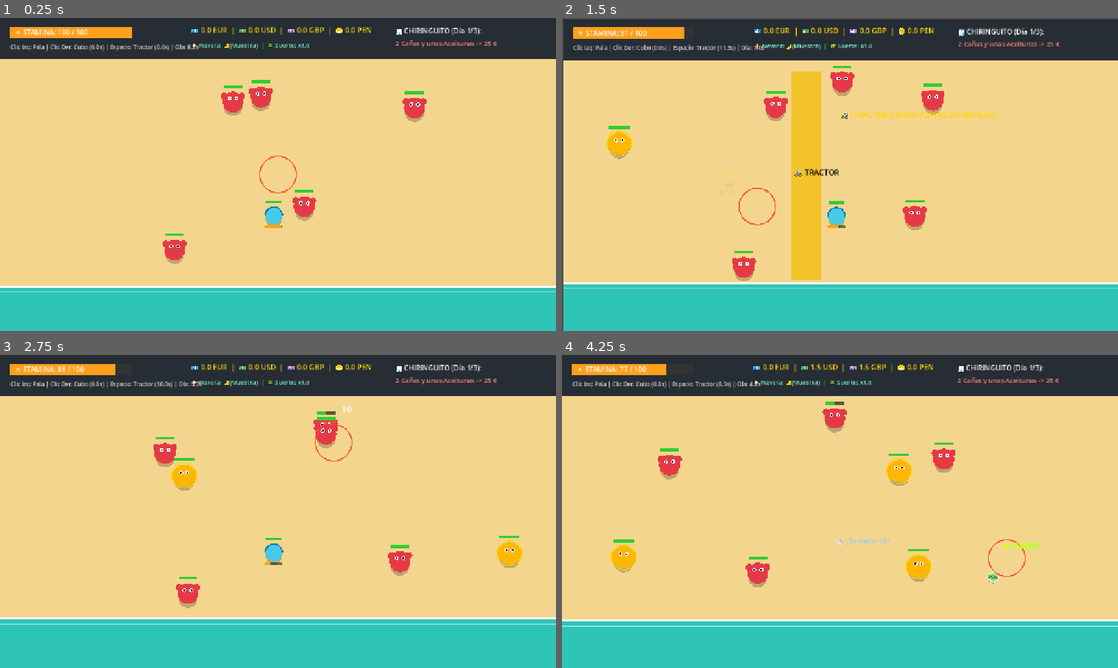
Above: before the commit, frames 1-4 (two rows, left to right).
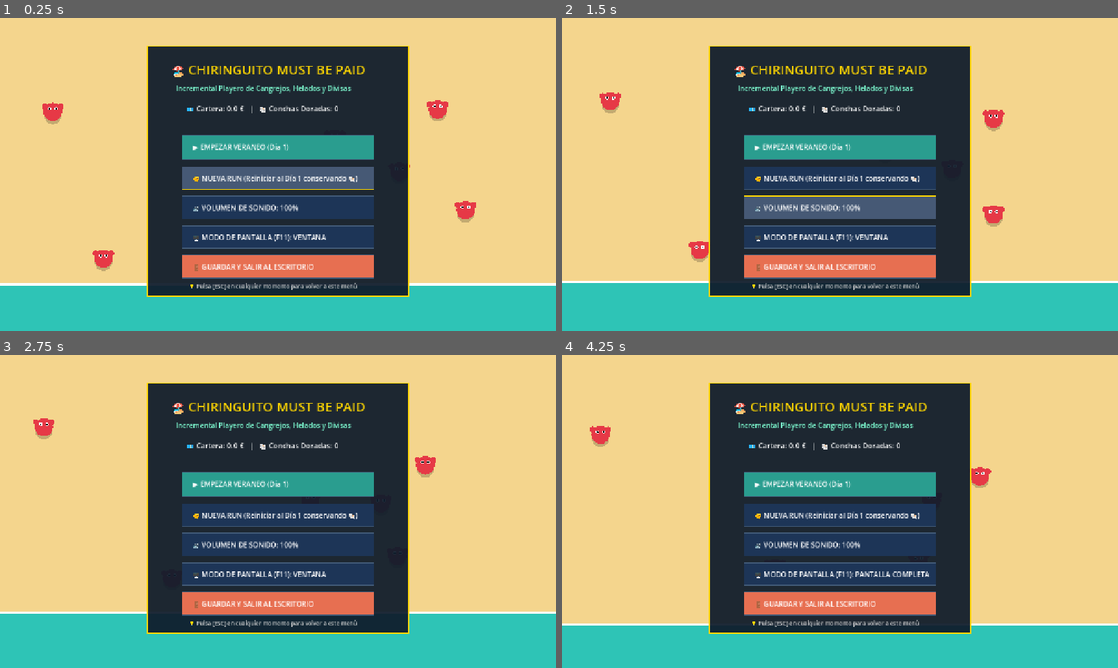
Above: after the commit, the same moments.

Repository: Suko-Dev20/chiringuito-must-be-paid
Game: Godot game, scene res://scenes/main/main_menu.tscn
The game is run twice, just before and just after one commit, with the same random seed, the same clock (stepped at 60 frames per second) and the same inputs. Before the commit the project starts from res://scenes/main/beach_round.tscn.
Inputs (mouse positions are in pixels of both pictures, inside the frame that each line leads up to):
- Up to frame 1 (0.25 s): no input
- Up to frame 2 (1.5 s): tap Enter at 0.5 s; move the mouse to (962, 158) at 0.52 s; click (962, 158) at 0.67 s; tap Space at 0.77 s; drag from (728, 190) to (812, 237) at 1.27 s
- Up to frame 3 (2.75 s): move the mouse to (333, 442) at 2.02 s; click (333, 442) at 2.17 s
- Up to frame 4 (4.25 s): drag from (812, 574) to (673, 464) at 2.77 s; move the mouse to (1006, 558) at 3.52 s; click (1006, 558) at 3.67 s; tap Space at 3.77 s; tap Escape at 4.15 s

The runs differ from the first frame. In frame 1, 49% of the frame differs, in the area x 0-100%, y 0-90%; in frame 2, 49%; in frame 3, 49%; in frame 4, 50%.

Commit message:
feat(issue-20): add Main Menu, Volume/Fullscreen options and Endless VIP Chiringuito mode

Diff:
--- a/project.godot
+++ b/project.godot
@@ -15,7 +15,7 @@
 [application]
 
 config/name="Chiringuito Must Be Paid"
-run/main_scene="res://scenes/main/beach_round.tscn"
+run/main_scene="res://scenes/main/main_menu.tscn"
 config/features=PackedStringArray("4.7")
 config/icon="res://icon.svg"
 
--- /dev/null
+++ b/scenes/main/main_menu.tscn
@@ -0,0 +1,6 @@
+[gd_scene load_steps=2 format=3 uid="uid://c6mainmenu01"]
+
+[ext_resource type="Script" path="res://scripts/main_menu.gd" id="1_menu"]
+
+[node name="MainMenu" type="Node2D"]
+script = ExtResource("1_menu")
--- a/scripts/autoload/game_state.gd
+++ b/scripts/autoload/game_state.gd
@@ -1,12 +1,16 @@
 extends Node
 ## Estado global del juego (Autoload: GameState)
-## Incluye Store Global, Guardado/Carga, Audio Procedural y Mercado de Divisas Dinámico (Issue #18).
+## Incluye Store Global, Guardado/Carga, Audio Procedural, Mercado Dinámico y Opciones de PC/Steam (Issue #20).
 
 signal currencies_updated
 signal stamina_changed(current: float, maximum: float)
 signal day_changed(current_day: int, bill_due_day: int)
 
 const SAVE_PATH: String = "user://savegame.json"
+
+# --- Opciones de Audio y Pantalla (Issue #20) ---
+var master_volume_pct: int = 100
+var is_fullscreen: bool = false
 
 # --- Pool de Audio Procedural con Variación de Pitch (Issue #8) ---
 var sfx_streams: Dictionary = {}
@@ -38,7 +42,6 @@
 	"PEN": 0.25
 }
 
-# Multiplicador de mercado del día actual para cada divisa extranjera (0.80 a 1.45)
 var market_multipliers: Dictionary = {
 	"USD": 1.0,
 	"GBP": 1.25,
@@ -96,7 +99,7 @@
 	{"id": "unlock_bucket", "branch": 0, "title": "🪣 Cubo Pesado (Clic Der)", "desc": "Desbloquea/mejora el Cubazo en área (+Daño y -Cooldown)", "base_cost": 18.0, "cost_mult": 1.7, "max_lvl": 5, "req": "shovel_radius"},
 	{"id": "rake_magnet", "branch": 0, "title": "🧹 Rastrillo Imantado", "desc": "+22 px de radio para recoger monedas al mover el ratón", "base_cost": 10.0, "cost_mult": 1.5, "max_lvl": 6, "req": ""},
 
-	# Rama 2: Playa, Tractor y Automatización Playera (branch = 1 - Issue #17)
+	# Rama 2: Playa, Tractor y Automatización Playera (branch = 1)
 	{"id": "crab_spawn_rate", "branch": 1, "title": "🦀 Cebo Playero", "desc": "Aparecen más bichos marinos y más rápido en la orilla", "base_cost": 10.0, "cost_mult": 1.5, "max_lvl": 8, "req": ""},
 	{"id": "auto_nephew", "branch": 1, "title": "👦 Sobrino con Cubo (Auto)", "desc": "Persigue bichos por la arena y los golpea solo SIN gastar tu Stamina", "base_cost": 18.0, "cost_mult": 1.65, "max_lvl": 5, "req": "crab_spawn_rate"},
 	{"id": "auto_seagull", "branch": 1, "title": "🐦 Gaviota Amaestrada (Auto)", "desc": "Vuela hacia las monedas sueltas (salvándolas de la ola) y las recoge", "base_cost": 20.0, "cost_mult": 1.65, "max_lvl": 5, "req": "crab_spawn_rate"},
@@ -123,13 +126,51 @@
 	if not load_game():
 		roll_daily_market()
 
+func _unhandled_input(event: InputEvent) -> void:
+	if event is InputEventKey and event.pressed and not event.echo:
+		if event.keycode == KEY_F11:
+			toggle_fullscreen()
+		elif event.keycode == KEY_ESCAPE:
+			var current_scene: Node = get_tree().current_scene
+			if current_scene and current_scene.name != "MainMenu":
+				save_game()
+				get_tree().change_scene_to_file("res://scenes/main/main_menu.tscn")
+
+# --- Opciones de Volumen y Pantalla Completa (Issue #20) ---
+
+func cycle_volume() -> void:
+	if master_volume_pct == 100:
+		master_volume_pct = 50
+	elif master_volume_pct == 50:
+		master_volume_pct = 0
+	else:
+		master_volume_pct = 100
+	_apply_audio_volume()
+	play_sfx("buy")
+	save_game()
+
+func _apply_audio_volume() -> void:
+	var db: float = -80.0
+	if master_volume_pct == 100:
+		db = -6.0
+	elif master_volume_pct == 50:
+		db = -15.0
+	for p in sfx_players:
+		p.volume_db = db
+
+func toggle_fullscreen() -> void:
+	is_fullscreen = not is_fullscreen
+	if is_fullscreen:
+		DisplayServer.window_set_mode(DisplayServer.WINDOW_MODE_FULLSCREEN)
+	else:
+		DisplayServer.window_set_mode(DisplayServer.WINDOW_MODE_WINDOWED)
+
 # --- Mercado de Divisas Dinámico (Issue #18) ---
 
 func roll_daily_market() -> void:
 	var codes: Array[String] = ["USD", "GBP", "PEN"]
 	for c in codes:
 		market_multipliers[c] = snappedf(randf_range(0.80, 1.35), 0.05)
-	# Garantizar al menos una divisa en fuerte ALZA cada día (+25% a +45%)
 	var hot_code: String = codes.pick_random()
 	market_multipliers[hot_code] = snappedf(randf_range(1.25, 1.45), 0.05)
 
@@ -160,7 +201,7 @@
 func _init_procedural_audio() -> void:
 	for i in range(10):
 		var p := AudioStreamPlayer.new()
-		p.volume_db = -7.0
+		p.volume_db = -6.0
 		add_child(p)
 		sfx_players.append(p)
 
@@ -193,7 +234,7 @@
 	return stream
 
 func play_sfx(kind: String, min_pitch: float = 0.88, max_pitch: float = 1.16) -> void:
-	if not sfx_streams.has(kind):
+	if master_volume_pct <= 0 or not sfx_streams.has(kind):
 		return
 	for p in sfx_players:
 		if not p.playing:
@@ -204,11 +245,15 @@
 
 # --- Sistema de Guardado y Carga Automática (Issue #7) ---
 
+func has_saved_progress() -> bool:
+	return FileAccess.file_exists(SAVE_PATH) and (current_day > 1 or golden_shells > 0 or currencies["EUR"] > 0.0)
+
 func save_game() -> void:
 	var data: Dictionary = {
 		"version": 1,
 		"current_day": current_day,
 		"current_bill_index": current_bill_index,
+		"master_volume_pct": master_volume_pct,
 		"currencies": currencies,
 		"market_multipliers": market_multipliers,
 		"upgrades": upgrades,
@@ -237,6 +282,8 @@
 	current_day = int(data.get("current_day", 1))
 	current_bill_index = int(data.get("current_bill_index", 0))
 	golden_shells = int(data.get("golden_shells", 0))
+	master_volume_pct = int(data.get("master_volume_pct", 100))
+	_apply_audio_volume()
 
 	if data.has("currencies") and typeof(data["currencies"]) == TYPE_DICTIONARY:
 		for k in currencies.keys():
@@ -394,12 +441,19 @@
 	return " ".join(icons)
 
 func get_current_bill() -> Dictionary:
-	var idx: int = mini(current_bill_index, bills.size() - 1)
-	var raw_bill: Dictionary = bills[idx]
 	var discount: float = clampf(1.0 - (prestige_upgrades["waiter_discount"] * 0.10), 0.4, 1.0)
+	if current_bill_index < bills.size():
+		var raw_bill: Dictionary = bills[current_bill_index]
+		return {
+			"title": raw_bill["title"],
+			"amount": snappedf(raw_bill["amount"] * discount, 1.0)
+		}
+	# Modo Veraneo Infinito tras superar la 4ª comanda
+	var extra_cycles: int = current_bill_index - bills.size() + 1
+	var endless_amount: float = 3000.0 * pow(2.4, extra_cycles)
 	return {
-		"title": raw_bill["title"],
-		"amount": snappedf(raw_bill["amount"] * discount, 1.0)
+		"title": "🍹 Reserva VIP Chiringuito #%d" % (current_bill_index + 1),
+		"amount": snappedf(endless_amount * discount, 1.0)
 	}
 
 func get_effective_exchange_rate(code: String) -> float:
@@ -423,7 +477,10 @@
 		return false
 	currencies["EUR"] = snappedf(currencies["EUR"] - cost, 0.1)
 	current_bill_index += 1
-	golden_shells += 1
+	if current_bill_index == bills.size():
+		golden_shells += 5 # Gran premio por superar la Paella del Cuñado
+	else:
+		golden_shells += 1
 	currencies_updated.emit()
 	play_sfx("buy", 1.05, 1.25)
 	save_game()
--- /dev/null
+++ b/scripts/main_menu.gd
@@ -0,0 +1,110 @@
+extends Node2D
+## Escena de Menú Principal y Opciones ("Chiringuito Must Be Paid" - Issue #20)
+
+var wave_time: float = 0.0
+var hovered_btn: int = -1
+var bg_crabs: Array[Dictionary] = []
+
+var btn_rects: Array[Rect2] = [
+	Rect2(420, 270, 440, 56), # 0: Continuar / Jugar
+	Rect2(420, 342, 440, 52), # 1: Nueva Run (Día 1)
+	Rect2(420, 410, 440, 52), # 2: Volumen Master
+	Rect2(420, 478, 440, 52), # 3: Pantalla Completa (F11)
+	Rect2(420, 546, 440, 52)  # 4: Salir al Escritorio
+]
+
+func _ready() -> void:
+	for i in range(6):
+		bg_crabs.append({
+			"pos": Vector2(randf_range(100, 1180), randf_range(200, 560)),
+			"vel": Vector2(randf_range(-70, 70), randf_range(-25, 25))
+		})
+
+func _process(delta: float) -> void:
+	wave_time += delta
+	for c in bg_crabs:
+		c["pos"] += c["vel"] * delta
+		if c["pos"].x < 80.0 or c["pos"].x > 1200.0:
+			c["vel"].x *= -1.0
+		if c["pos"].y < 160.0 or c["pos"].y > 580.0:
+			c["vel"].y *= -1.0
+
+	var mpos: Vector2 = get_viewport().get_mouse_position()
+	hovered_btn = -1
+	for i in range(btn_rects.size()):
+		if btn_rects[i].has_point(mpos):
+			hovered_btn = i
+			break
+	queue_redraw()
+
+func _unhandled_input(event: InputEvent) -> void:
+	if event is InputEventMouseButton and event.pressed and event.button_index == MOUSE_BUTTON_LEFT:
+		var mpos: Vector2 = event.position
+		for i in range(btn_rects.size()):
+			if btn_rects[i].has_point(mpos):
+				_on_button_pressed(i)
+				return
+
+func _on_button_pressed(idx: int) -> void:
+	GameState.play_sfx("buy")
+	match idx:
+		0:
+			get_tree().change_scene_to_file("res://scenes/main/beach_round.tscn")
+		1:
+			GameState.reset_run()
+			get_tree().change_scene_to_file("res://scenes/main/beach_round.tscn")
+		2:
+			GameState.cycle_volume()
+		3:
+			GameState.toggle_fullscreen()
+		4:
+			GameState.save_game()
+			get_tree().quit()
+
+func _draw() -> void:
+	var font: Font = ThemeDB.fallback_font
+	# 1. Arena soleada y olas de fondo
+	draw_rect(Rect2(0, 0, 1280, 720), Color("#f4d58d"))
+	var wave_y: float = 605.0 + sin(wave_time * 2.0) * 18.0
+	draw_rect(Rect2(0, wave_y, 1280, 720 - wave_y), Color("#2ec4b6"))
+	draw_line(Vector2(0, wave_y), Vector2(1280, wave_y), Color.WHITE, 5.0)
+
+	# 2. Cangrejos decorativos paseando por la playa
+	for c in bg_crabs:
+		var p: Vector2 = c["pos"]
+		draw_circle(p + Vector2(0, 8), 20.0, Color(0, 0, 0, 0.2))
+		draw_circle(p + Vector2(-18, -12), 7.0, Color("#e63946"))
+		draw_circle(p + Vector2(18, -12), 7.0, Color("#e63946"))
+		draw_circle(p, 21.0, Color("#e63946"))
+		draw_circle(p + Vector2(-7, -7), 4.0, Color.WHITE)
+		draw_circle(p + Vector2(7, -7), 4.0, Color.WHITE)
+		draw_circle(p + Vector2(-7, -7), 2.0, Color.BLACK)
+		draw_circle(p + Vector2(7, -7), 2.0, Color.BLACK)
+
+	# 3. Panel Central del Menú Principal
+	draw_rect(Rect2(340, 65, 600, 575), Color(0.06, 0.11, 0.17, 0.94))
+	draw_rect(Rect2(340, 65, 600, 575), Color.GOLD, false, 3.0)
+
+	draw_string(font, Vector2(395, 130), "🏖️ CHIRINGUITO MUST BE PAID", HORIZONTAL_ALIGNMENT_LEFT, -1, 30, Color.GOLD)
+	draw_string(font, Vector2(405, 168), "Incremental Playero de Cangrejos, Helados y Divisas", HORIZONTAL_ALIGNMENT_LEFT, -1, 16, Color.AQUAMARINE)
+	draw_string(font, Vector2(430, 215), "💶 Cartera: %.1f €   |   🐚 Conchas Doradas: %d" % [GameState.currencies["EUR"], GameState.golden_shells], HORIZONTAL_ALIGNMENT_LEFT, -1, 17, Color.WHITE)
+
+	var labels: Array[String] = [
+		"▶️ CONTINUAR VERANEO (Día %d)" % GameState.current_day if GameState.has_saved_progress() else "▶️ EMPEZAR VERANEO (Día 1)",
+		"🌞 NUEVA RUN (Reiniciar al Día 1 conservando 🐚)",
+		"🔊 VOLUMEN DE SONIDO: %s" % ("MUTE" if GameState.master_volume_pct == 0 else "%d%%" % GameState.master_volume_pct),
+		"🖥️ MODO DE PANTALLA (F11): %s" % ("PANTALLA COMPLETA" if GameState.is_fullscreen else "VENTANA"),
+		"🚪 GUARDAR Y SALIR AL ESCRITORIO"
+	]
+
+	for i in range(btn_rects.size()):
+		var r: Rect2 = btn_rects[i]
+		var is_hov: bool = (i == hovered_btn)
+		var base_col: Color = Color("#2a9d8f") if i == 0 else (Color("#e76f51") if i == 4 else Color("#1d3557"))
+		if is_hov:
+			base_col = base_col.lightened(0.18)
+		draw_rect(r, base_col)
+		draw_rect(r, Color.GOLD if is_hov else Color("#415a77"), false, 2.0)
+		draw_string(font, r.position + Vector2(24, 33), labels[i], HORIZONTAL_ALIGNMENT_LEFT, -1, 16, Color.WHITE)
+
+	draw_string(font, Vector2(435, 622), "💡 Pulsa [ESC] en cualquier momento para volver a este menú", HORIZONTAL_ALIGNMENT_LEFT, -1, 13, Color.LIGHT_GRAY)
